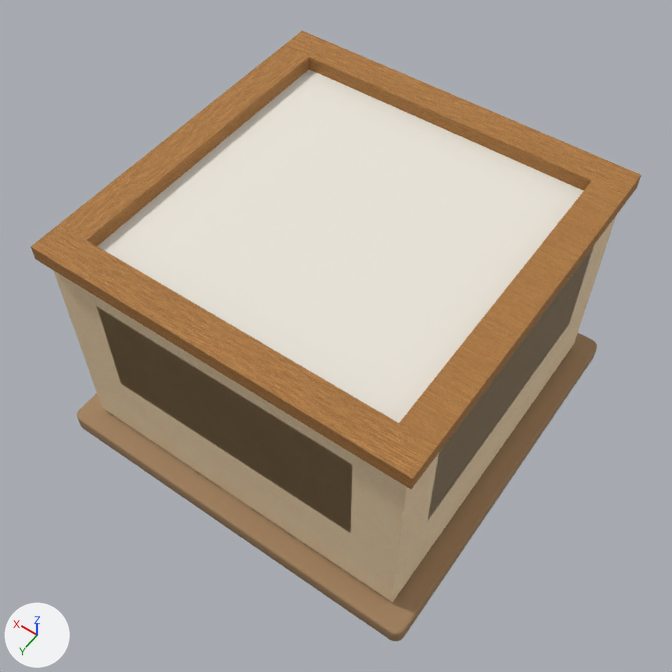
Before and after pictures for a commit that changed the glTF model src/assets/models/room/virtualroom_empty.glb.
The view is the same before and after, from a camera (50 mm lens) standing at (-2.92, 6.98, 10.15) and looking at (1.36, 0.99, 0.75). The lights are fixed; the arrows at lower left show +X, +Y and +Z. The older version comes first. Vertices at exactly the same position are counted once.

The first picture shows 'Shell_Band_xmin', 'Shell_Band_zmin', 'Shell_Ceiling', 'Shell_FloorEdge', 'Shell_Trim_xmax', 'Shell_Trim_xmax_zmin', 'Shell_Trim_xmin', 'Shell_Trim_xmin_zmin', 'Shell_Trim_zmax', 'Shell_Trim_zmin', 'Shell_Wall_xmin', 'Shell_Wall_zmin' and 126 more.
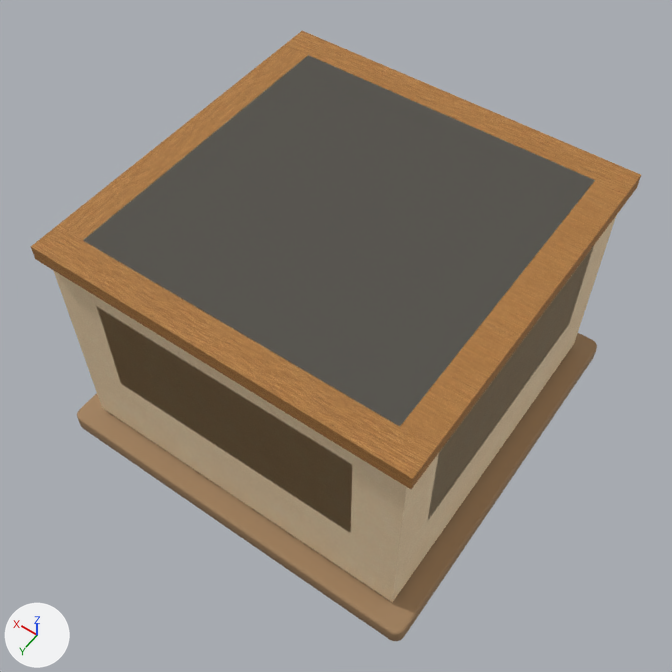
Where the change shows, as pixel boxes (x1, y1, x2, y2) in the pictures (672 x 672 px):
'Shell_Ceiling', moved, rescaled
    before: (98, 69, 583, 423)
    after: (83, 55, 595, 427)

What changed in the scene script:
```text
Change me_shell_ceiling:
    used by ob_shell_ceiling; location = (0.0, 0.0, 0.0)
    remove me_shell_ceiling.from_pydata(...)  # 8 vertices, 12 faces; spans x -0.95..3.79, y -1.66..3.08, z 2.52..2.53
    add me_shell_ceiling.from_pydata(...)  # 8 vertices, 12 faces; spans x -2.37..2.37, y -2.37..2.37, z -0.01..0.0
    me_shell_ceiling part 1: the whole mesh is moved by (-1.42, -0.71, -2.53)
Change ob_shell_ceiling:
    ob_shell_ceiling.location: (0.0, 0.0, 0.0) -> (1.42, 0.71, 2.72)
    ob_shell_ceiling.scale: (1.0, 1.0, 1.0) -> (0.876, 0.876, 0.0)
```
